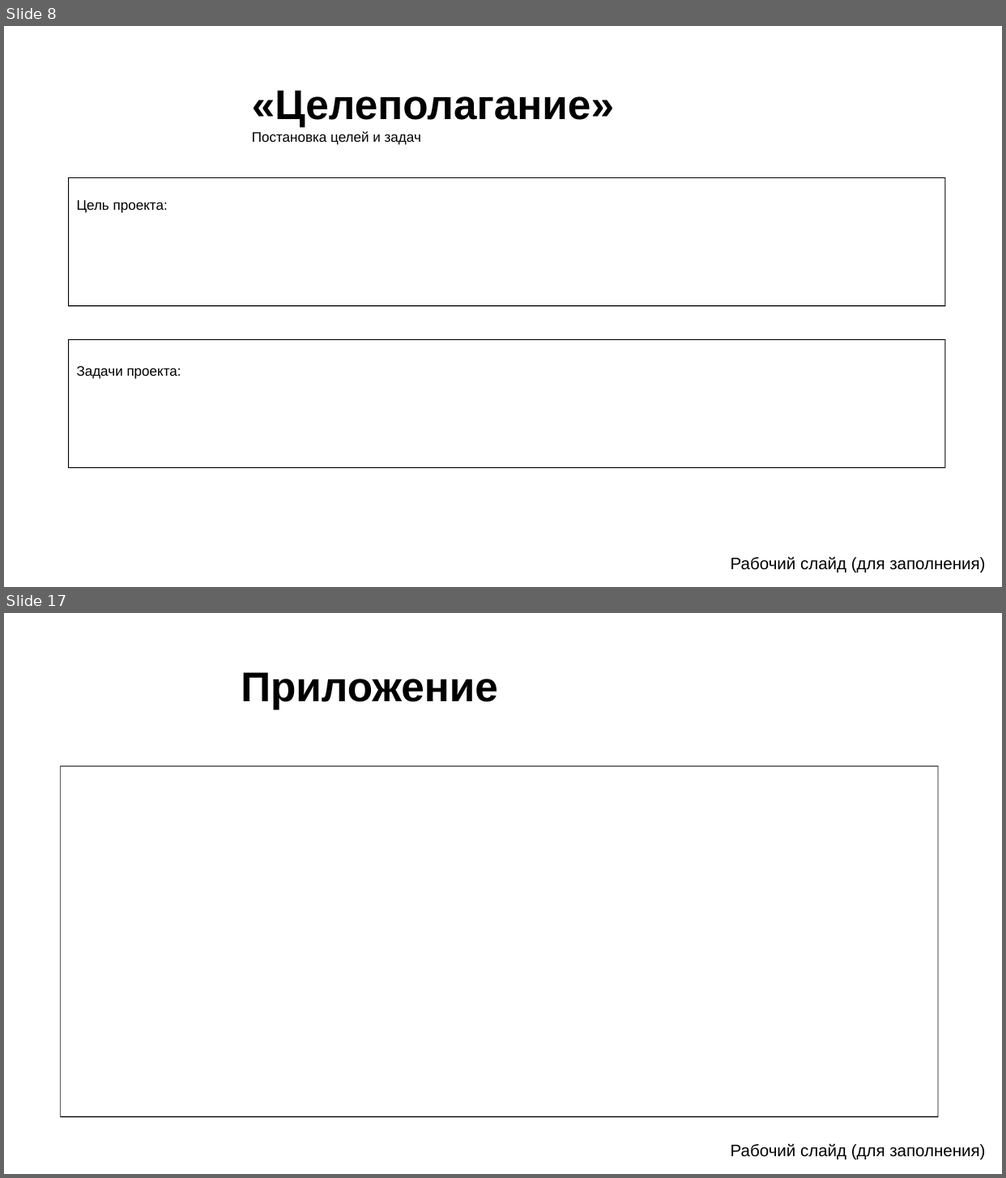
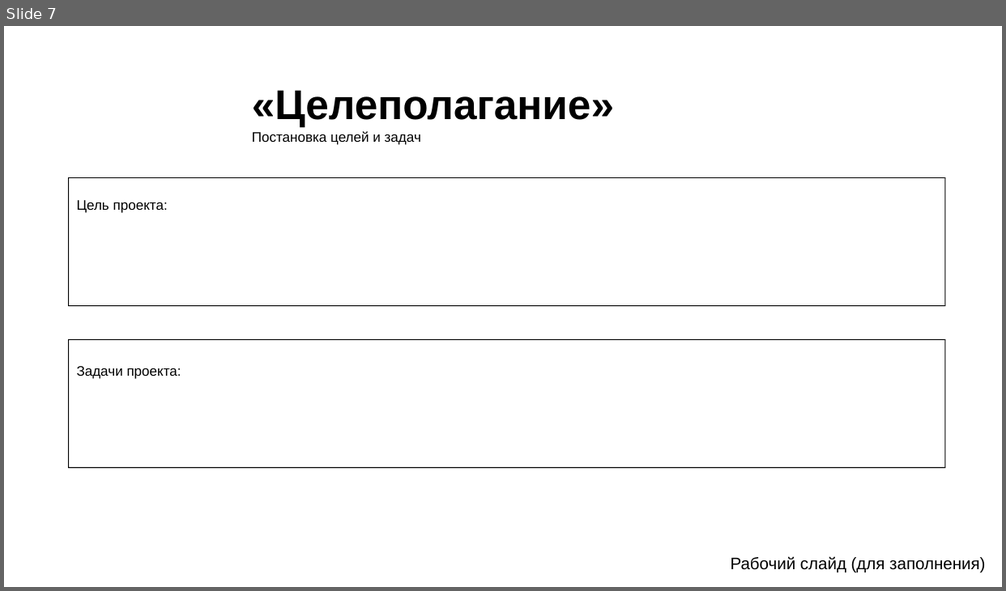
Before and after one commit to Igor20264/humorists-template, a slide deck: Шаблон для презентации.pptx. Shown one above the other, each under a label of ours: slides 8 and 17 before the commit, slide 7 after it; the slides between them are not shown. The pictures are 1006x1178 and 1006x591 pixels, drawn with LibreOffice and Linux fonts; fonts in the diff are those of the drawing; background and template pictures are left out. Boxes give left, top, right and bottom in pixels: in the first picture for what was removed or moved away, otherwise in the second. Text is boxed around its words. In the diff, an @@ line names an element or a change of style, - is before the commit and + after.

```diff
--- a/Шаблон для презентации.pptx
+++ b/Шаблон для презентации.pptx
@@ slide 17 removed at box(4, 613, 1002, 1174), background picture (left out) @@
@@ title removed at box(241, 672, 498, 709) @@
-Приложение
@@ freeform shape removed at box(60, 765, 938, 1117) @@
@@ text removed at box(731, 1144, 985, 1161) @@
-Рабочий слайд (для заполнения)
@@ what was slide 8 is now slide 7 @@
```
Also in this commit, not shown: 9 slides changed, 3 slides added, 3 other slides removed, 4 other files.
